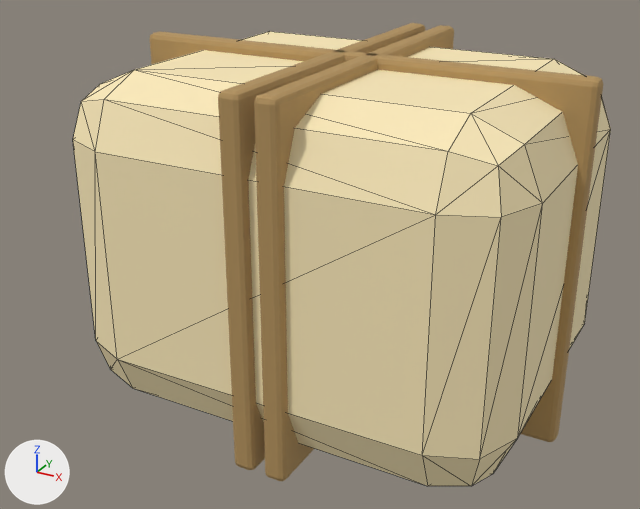
Before and after pictures for a commit that changed the glTF model src/Game/Assets/Authored/props/kit_parcel.glb.
Both versions are drawn from a camera (50 mm lens) standing at (0.34, -0.67, 0.464) and looking at (-0.015, -0.025, 0.141). Lighting does not change. The marker at lower left points along +X, +Y and +Z. The first picture is the older version. Mesh edges are drawn as thin lines on the coarser meshes.

The older version as bpy lines, for what is in view:
```python
me_linen_parcel = bpy.data.meshes.new('Linen parcel')
me_linen_parcel.from_pydata(...)  # 56 vertices, 108 faces; spans x -0.2..0.2, y -0.16..0.16, z 0.01..0.31
me_linen_parcel.materials.append(mat_cream)  # beige #fcebba
me_parcel_cross_tie = bpy.data.meshes.new('Parcel cross tie')
me_parcel_cross_tie.from_pydata(...)  # 56 vertices, 108 faces; spans x -0.208..0.208, y -0.009..0.009, z 0.0..0.32
me_parcel_cross_tie.materials.append(mat_rope)  # orange #b3915c
me_parcel_tie = bpy.data.meshes.new('Parcel tie')
me_parcel_tie.from_pydata(...)  # 56 vertices, 108 faces; spans x -0.02..0.0, y -0.169..0.169, z 0.0..0.32
me_parcel_tie.materials.append(mat_rope)  # orange #b3915c
ob_linen_parcel = bpy.data.objects.new('Linen parcel', me_linen_parcel)
ob_linen_parcel.location = (0.0, 0.0, 0.0)
ob_parcel_cross_tie = bpy.data.objects.new('Parcel cross tie', me_parcel_cross_tie)
ob_parcel_cross_tie.location = (0.0, 0.0, 0.0)
ob_parcel_tie = bpy.data.objects.new('Parcel tie', me_parcel_tie)
ob_parcel_tie.location = (0.0, 0.0, 0.0)
# also in view: 'Parcel tie.001' at (0.02, 0.0, 0.16)
```
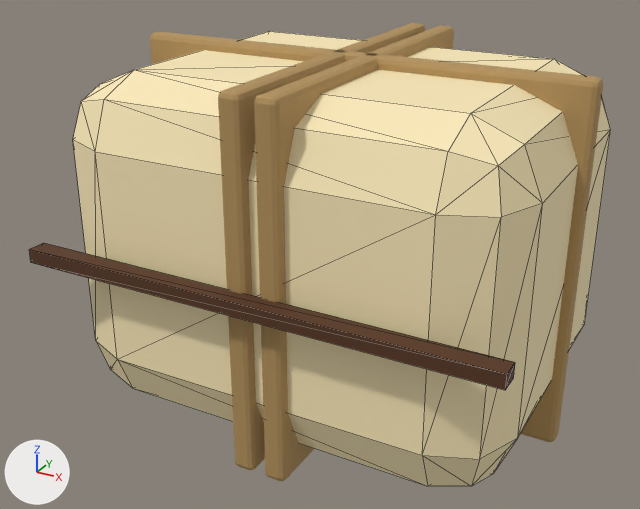
Pixel boxes (x1, y1, x2, y2) of what changed, in the pictures (640 x 509 px):
'Woodland worn prop binding.003', added (brown)
    after: (29, 243, 515, 390)

Patch to the scene script:
```diff
--- a/src/Game/Assets/Authored/props/kit_parcel.glb.py
+++ b/src/Game/Assets/Authored/props/kit_parcel.glb.py
@@ mat_leather @@
+mat_leather = principled_material('leather')
+mat_leather.base_color = (0.0946, 0.0347, 0.0125)  # brown #57341d
+mat_leather.roughness = 0.78
@@ me_woodland_worn_prop_binding_003 @@
+me_woodland_worn_prop_binding_003.from_pydata(...)  # a box spanning x -0.208..0.208, y -0.184..-0.167, z 0.154..0.166
+me_woodland_worn_prop_binding_003.materials.append(mat_leather)  # brown #57341d
@@ ob_woodland_worn_prop_binding_003 @@
+ob_woodland_worn_prop_binding_003 = bpy.data.objects.new('Woodland worn prop binding.003', me_woodland_worn_prop_binding_003)
+ob_woodland_worn_prop_binding_003.location = (0.0, 0.0, 0.0)
```
